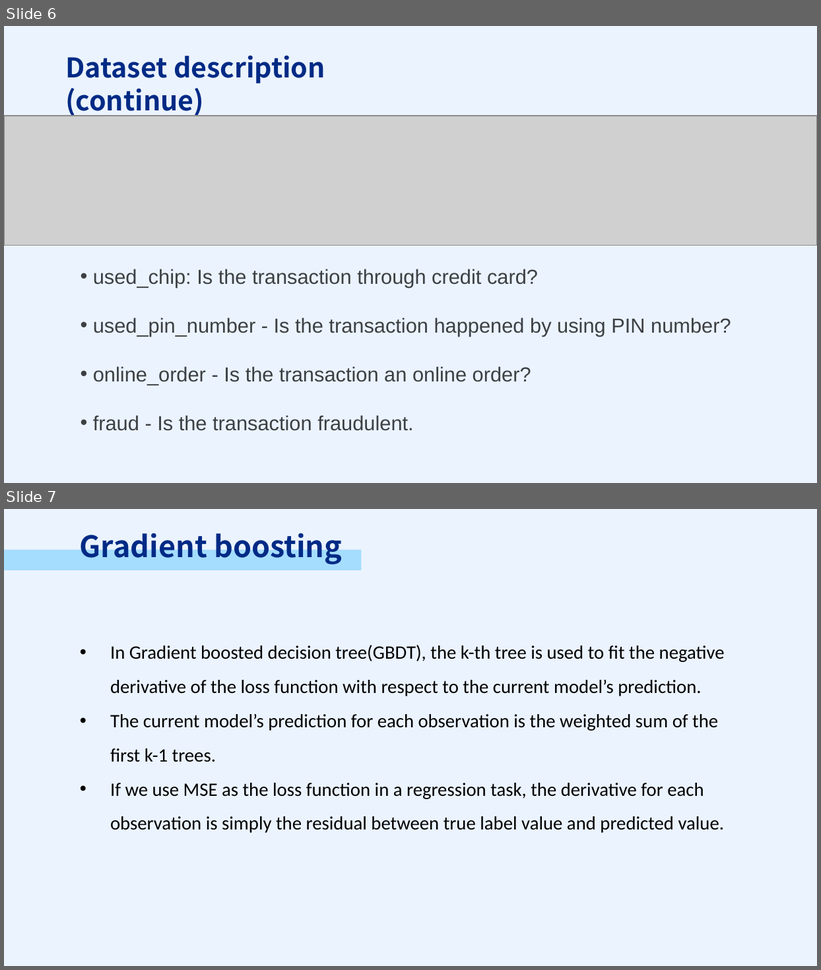
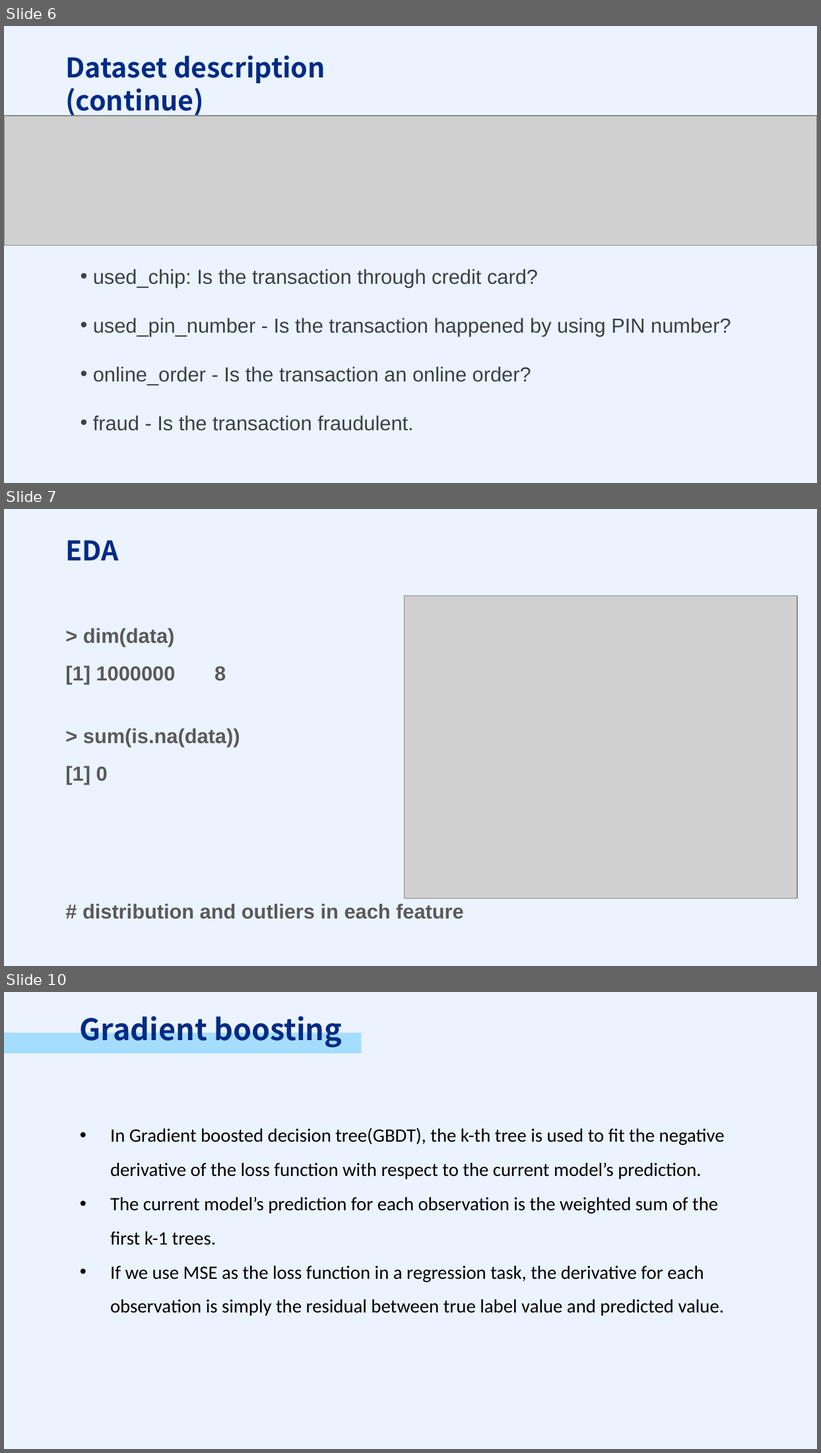
Before and after one commit to PSTAT197-F23/PSTAT197A_FP_Group1, a slide deck: scripts/drafts/PRESENTATION.pptx. Shown one above the other, each under a label of ours: slides 6 and 7 before the commit, slides 6, 7 and 10 after it; the slides between them are not shown. The pictures are 821x970 and 821x1453 pixels, drawn with LibreOffice and Linux fonts; fonts in the diff are those of the drawing; grey boxes stand for pictures. Boxes give left, top, right and bottom in pixels: in the first picture for what was removed or moved away, otherwise in the second. Text is boxed around its words. In the diff, an @@ line names an element or a change of style, - is before the commit and + after.

```diff
--- a/scripts/drafts/PRESENTATION.pptx
+++ b/scripts/drafts/PRESENTATION.pptx
@@ slide 7 added at (x1=4, y1=509, x2=817, y2=966), background #EBF3FE @@
@@ text added at (x1=65, y1=540, x2=118, y2=560), 24 pt, text #002A85, bold @@
+EDA
@@ picture added at (x1=405, y1=596, x2=797, y2=899) @@
@@ text added at (x1=65, y1=628, x2=464, y2=920), 18 pt, text #595959, bold @@
+> dim(data)
+[1] 1000000 8
+> sum(is.na(data))
+[1] 0
+# distribution and outliers in each feature
@@ what was slide 7 is now slide 10 @@
```
Also in this commit, not shown: 2 other slides added.
